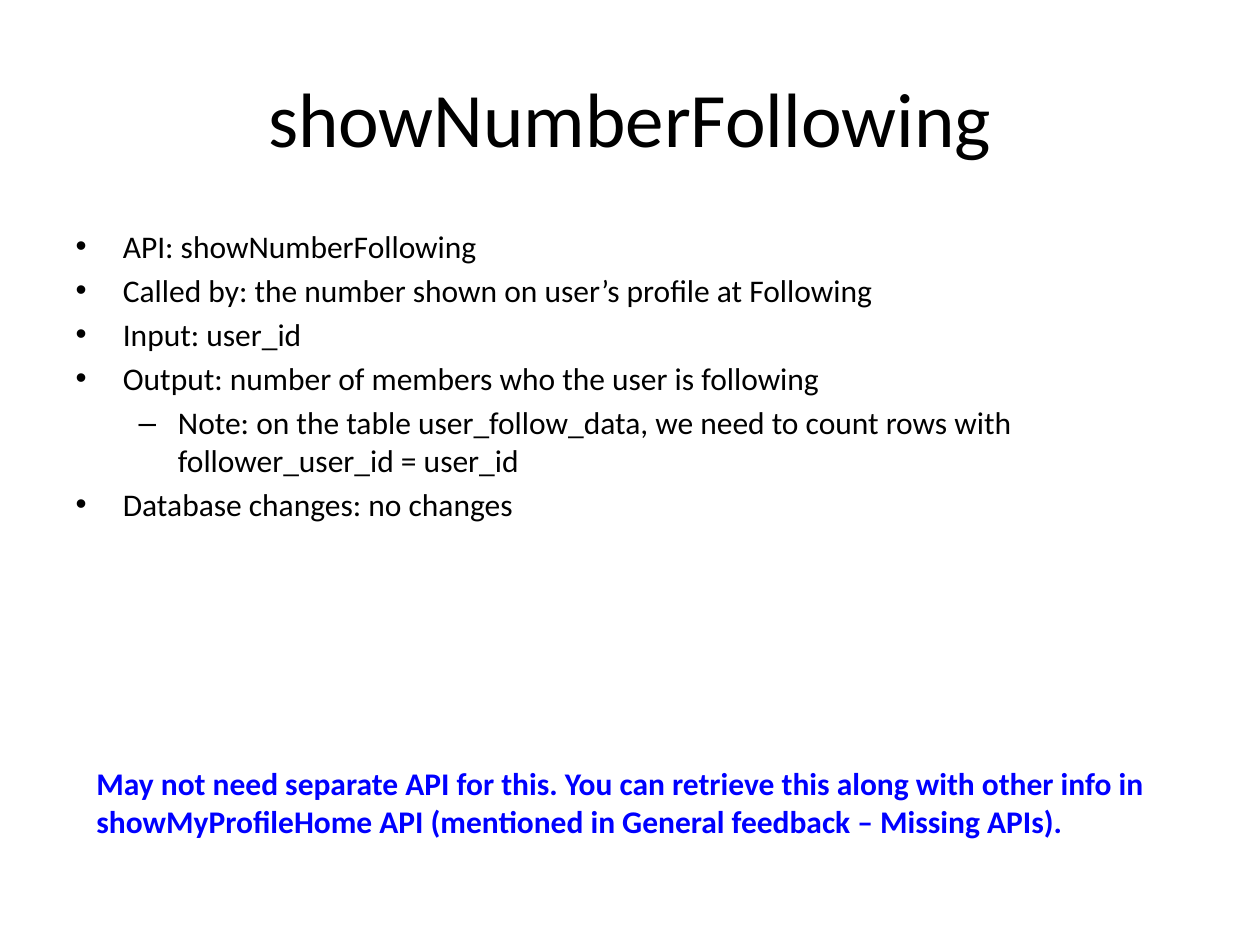
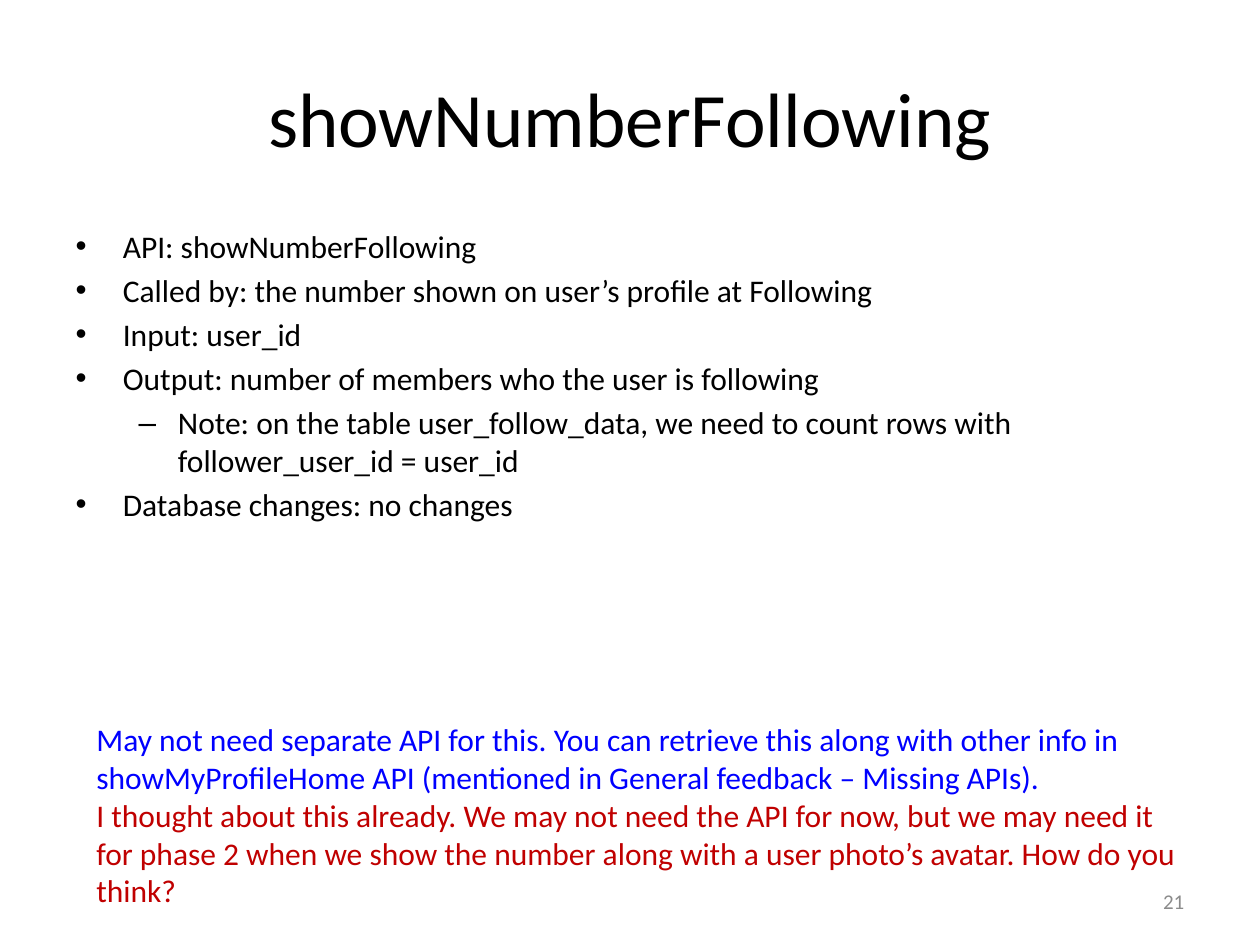
Before and after one commit to catalonia/mob, a slide deck: slide 21 of ws/WS Design Docs/API_Listing.pptx (slide 23 before the commit). Drawn at 1260x945 pixels with LibreOffice and Linux fonts; fonts in the diff are those of the drawing. Boxes give left, top, right and bottom in pixels: in the first picture for what was removed or moved away, otherwise in the second. Text is boxed around its words. In the diff, an @@ line names an element or a change of style, - is before the commit and + after.

Commit message:
Update API document as Deepinder's feedbacks
Just updated API document as Deepinder's feedbacks. I put some questions
in the document. Waiting for your answers.

```diff
--- a/ws/WS Design Docs/API_Listing.pptx
+++ b/ws/WS Design Docs/API_Listing.pptx
@@ text "May not need separate API ...": place and size @@
-text "May not need separate API ..." at (96,773,1144,839)
+text "May not need separate API ..." at (96,729,1175,903)
@@ text at (96,729,1118,795): bold off in "May not need separate API for this. ..." @@
@@ text at (96,805,1175,903): paragraph added @@
+I thought about this already. We may not need the API for now, but we may need it for phase 2 when we show the number along with a user photo’s avatar. How do you think?
@@ page number added at (1163,895,1184,909), 12 pt, text #8C8C8C @@
+21
```
Also in this commit, not shown: 29 other slides changed, 7 slides added, 2 slides removed.
